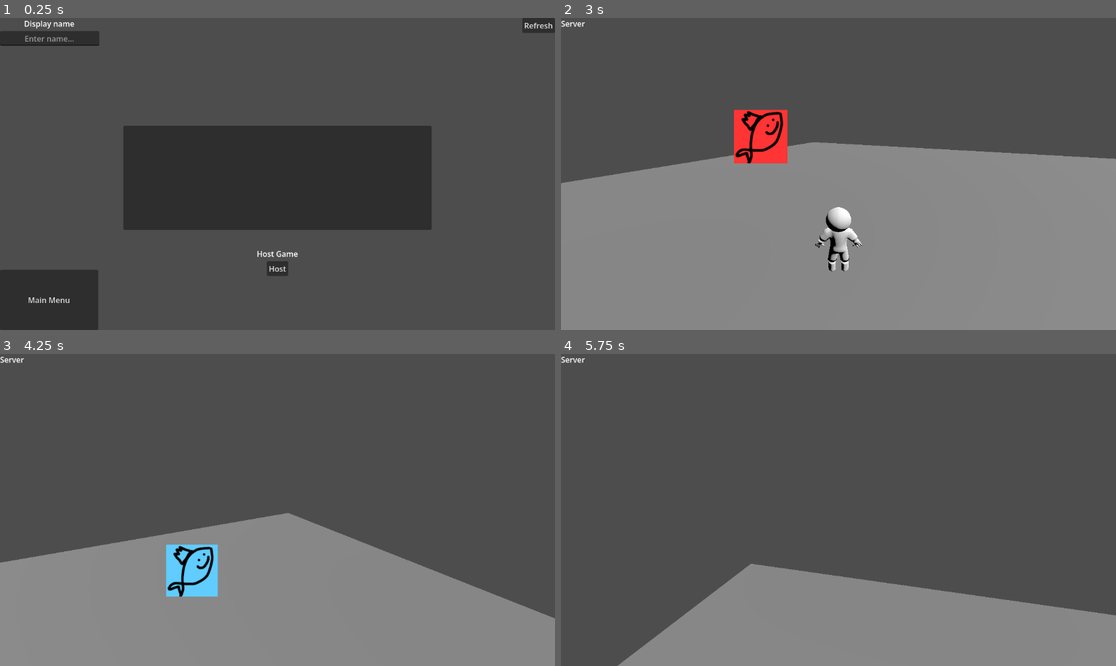
Above: before the commit, frames 1-4 (two rows, left to right).
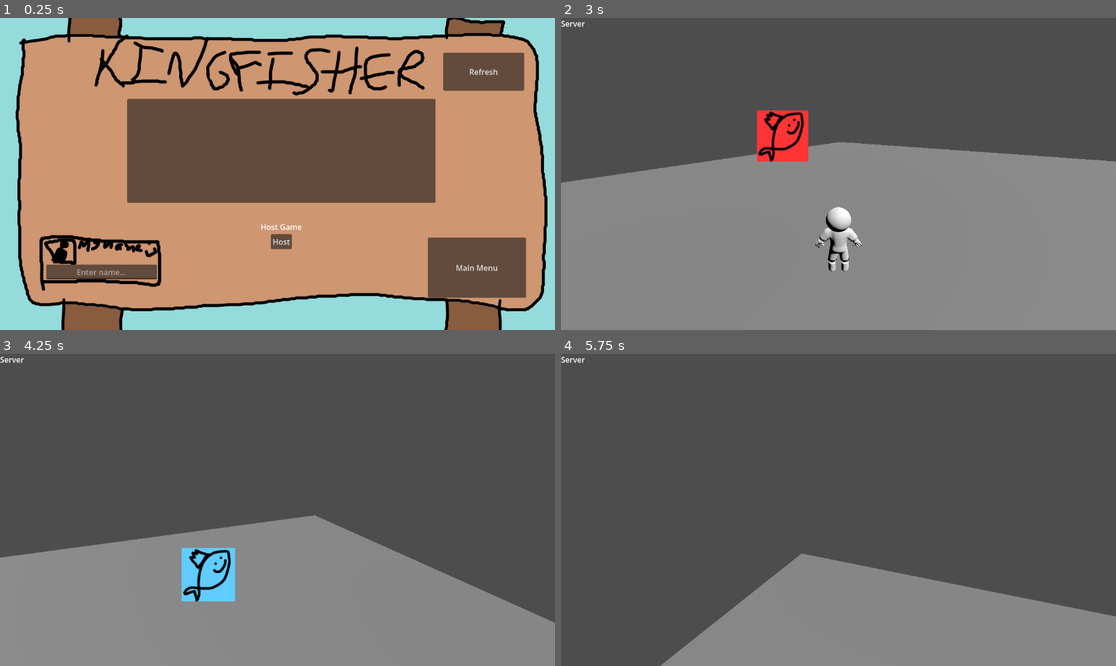
Above: after the commit, the same moments.

Repository: gmuGADIG/King-Fisher
Game: Godot game, scene res://ui/lobby_browser/lobby_browser.tscn
Two runs of this game, one before a commit and one after it. Both use one fixed random seed, a clock stepped at 60 frames per second and the inputs below.
Inputs (mouse positions are in pixels of both pictures, inside the frame that each line leads up to):
- Up to frame 1 (0.25 s): no input
- Up to frame 2 (3 s): click "Main Menu" at 0.5 s; click "Refresh" at 1.25 s; click "Host" at 2 s; tap Enter at 2.75 s; move the mouse to (866, 174) at 2.77 s; hold W (move_up) from 2.78 s (still down); hold \ (print_players) from 2.78 s (still down); click (866, 174) at 2.92 s
- Up to frame 3 (4.25 s): keep holding W (move_up); tap Space (jump) at 3.02, 3.77 s; move the mouse to (249, 510) at 3.52 s; release \ (print_players) at 3.53 s; tap Tab (scoreboard) at 3.6 s
- Up to frame 4 (5.75 s): keep holding W (move_up); move the mouse to (849, 503) at 4.27 s; hold Right mouse button (use_item) 4.28-5.03 s; move the mouse to (832, 516) at 5.02 s; tap Ctrl at 5.1 s; click (832, 516) at 5.17 s; tap Space (jump) at 5.27 s

The runs differ from the first frame. In frame 1, 89% of the frame differs, in the area x 0-100%, y 0-100%; in frame 2, 2.2%; in frame 3, 2.7%; in frame 4, 3.9%.

Commit message:
Worked on server browser
Rearranged server browser
Added "lobby in game" window (not implemented yet)
Changed lobby text to have more information
Added button to return to the main menu

Diff:
--- a/ui/lobby_browser/lobby_browser.gd
+++ b/ui/lobby_browser/lobby_browser.gd
@@ -1,4 +1,5 @@
 extends Control
+signal closed
 
 @export var server_info_packed : PackedScene
 
@@ -41,3 +42,7 @@
 	)
 
 	%ServerInfoParent.add_child(server_info)
+
+
+func _on_back_button_pressed() -> void:
+	closed.emit()
--- a/ui/lobby_browser/lobby_browser.tscn
+++ b/ui/lobby_browser/lobby_browser.tscn
@@ -3,6 +3,7 @@
 [ext_resource type="Script" uid="uid://sebpacttibvk" path="res://ui/lobby_browser/lobby_browser.gd" id="1_k67f4"]
 [ext_resource type="PackedScene" uid="uid://cksuxnaqh3sqr" path="res://ui/lobby_browser/server_info.tscn" id="2_csvqp"]
 [ext_resource type="Texture2D" uid="uid://dqsfednh0xijm" path="res://art/2d-ui/lobby waiting.png" id="3_5eayx"]
+[ext_resource type="Texture2D" uid="uid://b6ht3duijryp7" path="res://art/2d-ui/bulletin board.png" id="3_wdg8x"]
 [ext_resource type="Texture2D" uid="uid://ctk0goiprrums" path="res://art/2d-ui/cancel.png" id="4_uxqk6"]
 [ext_resource type="Script" uid="uid://cif4u2yhgqih4" path="res://ui/lobby_browser/lobby_in_game_cancel.gd" id="5_uxqk6"]
 
@@ -16,42 +17,49 @@
 script = ExtResource("1_k67f4")
 server_info_packed = ExtResource("2_csvqp")
 
-[node name="DisplayName" type="VBoxContainer" parent="." unique_id=927114755]
+[node name="Sprite2D" type="Sprite2D" parent="." unique_id=870494962]
+position = Vector2(576, 324)
+texture = ExtResource("3_wdg8x")
+
+[node name="NameInput" type="LineEdit" parent="." unique_id=2144933206]
+unique_name_in_owner = true
+custom_minimum_size = Vector2(150, 0)
 layout_mode = 1
 anchors_preset = -1
-anchor_right = 0.179
-anchor_bottom = 1.0
-offset_right = -0.20800781
-metadata/_edit_use_anchors_ = true
-
-[node name="NameLabel" type="Label" parent="DisplayName" unique_id=283235027]
-layout_mode = 2
-text = "Display name"
-horizontal_alignment = 1
-
-[node name="NameInput" type="LineEdit" parent="DisplayName" unique_id=2144933206]
-unique_name_in_owner = true
-custom_minimum_size = Vector2(150, 0)
-layout_mode = 2
+anchor_left = 0.083000004
+anchor_top = 0.79
+anchor_right = 0.28300002
+anchor_bottom = 0.83800006
+offset_left = 0.38399506
+offset_top = 0.07998657
+offset_right = -0.016021729
+offset_bottom = -0.024047852
 placeholder_text = "Enter name..."
 alignment = 1
+metadata/_edit_use_anchors_ = true
 
 [node name="BackButton" type="Button" parent="." unique_id=328806063]
 layout_mode = 1
-anchors_preset = 2
-anchor_top = 1.0
-anchor_bottom = 1.0
-offset_top = -125.0
-offset_right = 204.0
+anchors_preset = -1
+anchor_left = 0.771
+anchor_top = 0.70400006
+anchor_right = 0.9480001
+anchor_bottom = 0.897
+offset_left = -0.1920166
+offset_top = -0.19204712
+offset_right = -0.096069336
+offset_bottom = -0.25598145
 grow_vertical = 0
 text = "Main Menu"
+metadata/_edit_use_anchors_ = true
 
 [node name="RefreshButton" type="Button" parent="." unique_id=1592148746]
 layout_mode = 1
 anchors_preset = -1
-anchor_left = 0.94100004
-anchor_right = 1.0
-anchor_bottom = 0.048
+anchor_left = 0.798639
+anchor_top = 0.11111111
+anchor_right = 0.9444444
+anchor_bottom = 0.23318519
 offset_left = -0.032104492
 offset_bottom = -0.10400009
 grow_horizontal = 0
@@ -78,6 +86,10 @@
 anchors_preset = 15
 anchor_right = 1.0
 anchor_bottom = 1.0
+offset_left = 8.0
+offset_top = -56.0
+offset_right = 8.0
+offset_bottom = -56.0
 grow_horizontal = 2
 grow_vertical = 2
 alignment = 1
@@ -119,4 +131,5 @@
 texture_normal = ExtResource("4_uxqk6")
 script = ExtResource("5_uxqk6")
 
+[connection signal="pressed" from="BackButton" to="." method="_on_back_button_pressed"]
 [connection signal="pressed" from="LobbyBrowserProper/VBoxContainer/HostButton" to="." method="_on_host_button_pressed"]
Binary file added: art/2d-ui/bulletin board.png
Not shown, added: art/2d-ui/bulletin board.png.import
